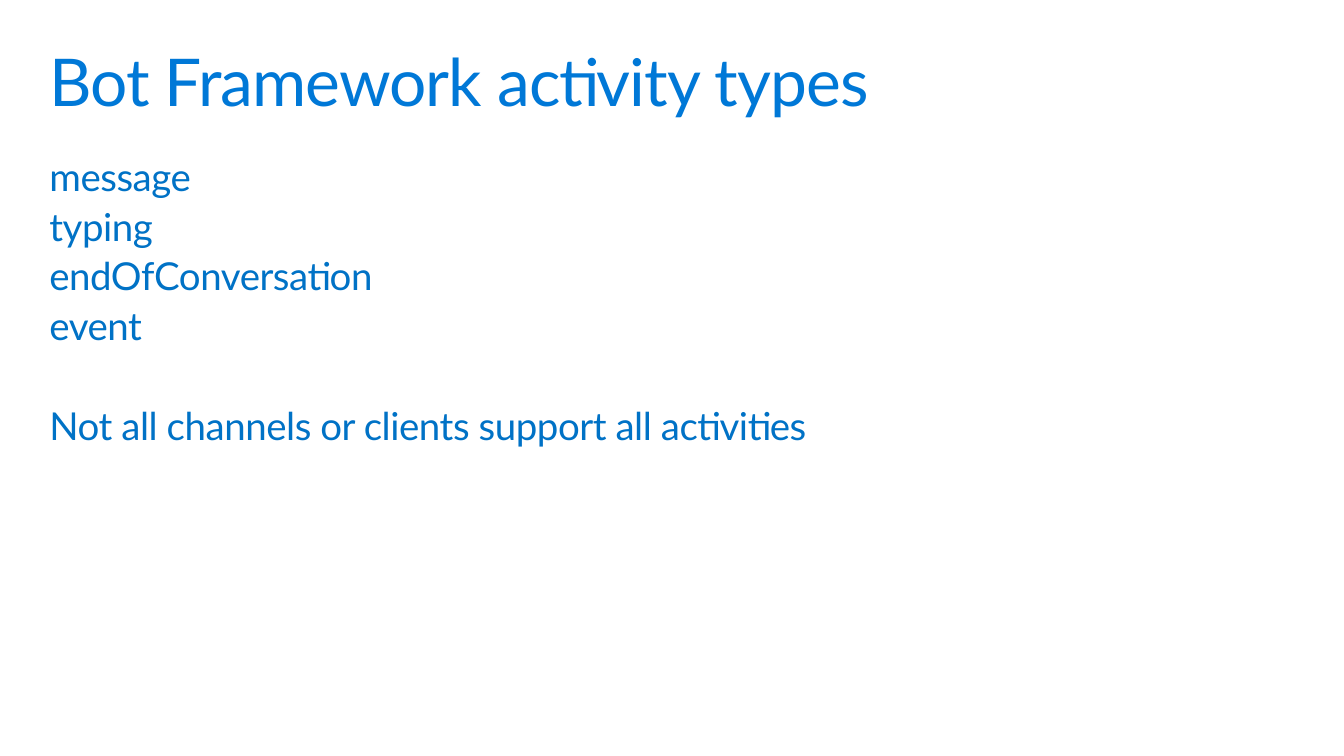
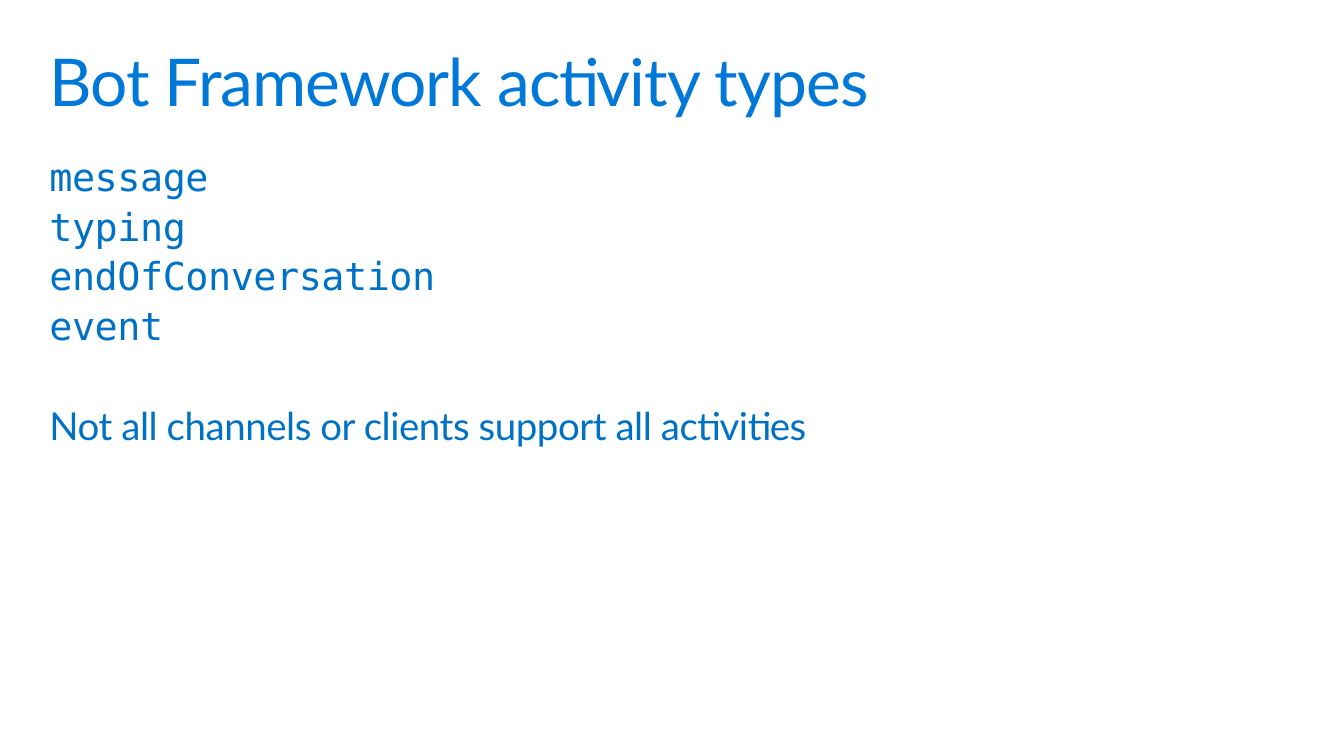
Before and after one commit to MissionMarsFourthHorizon/operation-max, a slide deck: slide 7 of Slides/8 - Backchannel.pptx. Drawn at 1344x756 pixels with LibreOffice and Linux fonts; fonts in the diff are those of the drawing. Boxes give left, top, right and bottom in pixels: in the first picture for what was removed or moved away, otherwise in the second. Text is boxed around its words. In the diff, an @@ line names an element or a change of style, - is before the commit and + after.

```diff
--- a/Slides/8 - Backchannel.pptx
+++ b/Slides/8 - Backchannel.pptx
@@ text at [49, 169, 435, 341]: font Lato to DejaVu Sans Mono in "message", "typing", "endOfConversation", "event" @@
```
Also in this commit, not shown: 2 other slides changed, 1 other file.
